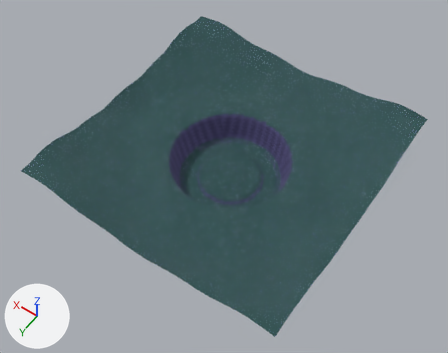
The glTF model public/tracks/arena_stars/visual.glb as it was, and as the next commit left it.
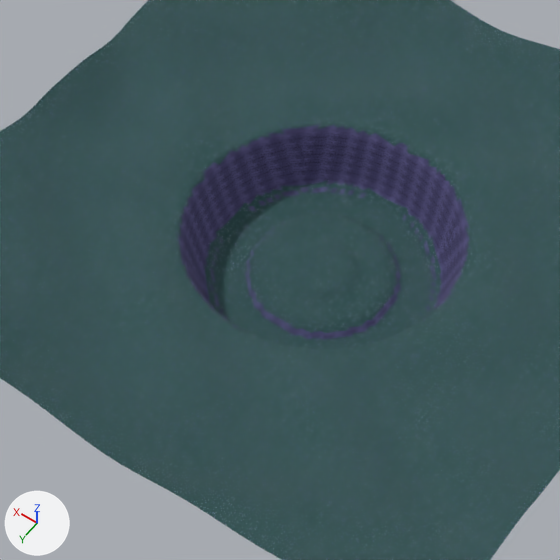
There are two pictures of each version: one whole from a 50 mm lens placed at (-318.0, 461.0, 718.0), pointed at (-3.0, 20.0, 24.0), one close up on the part from 21% to 74% of the width and 17% to 85% of the height. The axes (+X, +Y, +Z) are drawn at lower left. The lights are the same throughout. The older version's two pictures come first. Vertices at exactly the same position are counted once.

The older version as bpy lines, for what is in view:
```python
me_star_fall = bpy.data.meshes.new('Star Fall')
me_star_fall.from_pydata(...)  # 25921 vertices, 51200 faces; spans x -200.0..200.0, y -200.0..200.0, z -2.0..78.0
# faces by material slot: [48698, 2502]
me_star_fall.materials.append(mat_kp_moonlit_grass)
me_star_fall.materials.append(mat_kp_moon_crag)
ob_star_fall = bpy.data.objects.new('Star Fall', me_star_fall)
ob_star_fall.location = (0.0, 0.0, 0.0)
```
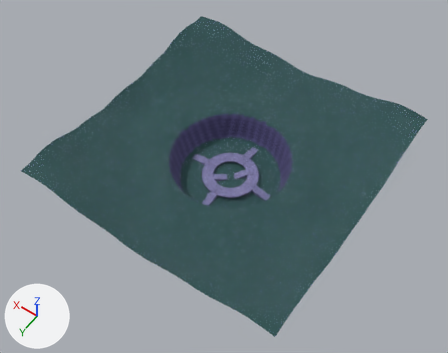
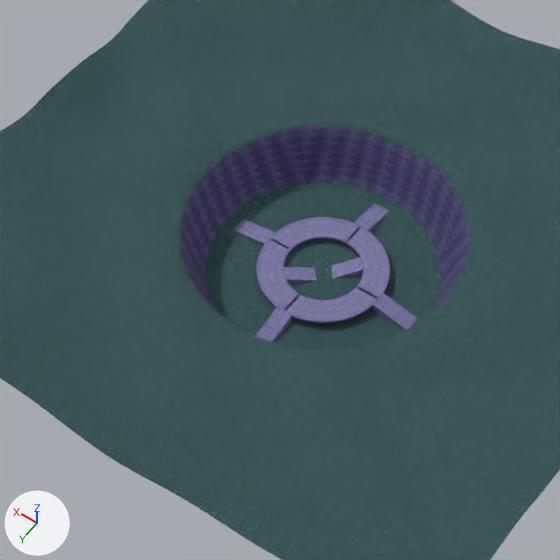
The newer file is also turned or shifted as a whole; pictures and numbers use the older file's frame.

Boxes (x1, y1, x2, y2) around the edits, measured in the close-ups (560 x 560 px; the box of a moved part takes in the faces that stretch with it):
'Road 02 floor', added (blue): after (284, 286, 379, 324)
'Road 01 floor', added (blue): after (256, 238, 301, 312)
'Road 03 floor', added (blue): after (345, 226, 391, 300)
'Road 04 floor', added (blue): after (269, 217, 359, 251)
'Ramp Up 2', added (blue): after (373, 293, 417, 330)
'Ramp Up 1', added (blue): after (256, 307, 291, 342)
'Ramp Up 0', added (blue): after (234, 219, 275, 246)
'Ramp Down 1', added (blue): after (331, 257, 364, 279)
'Ramp Up 3', added (blue): after (354, 204, 389, 232)
'Ramp Down 0', added (blue): after (283, 267, 317, 284)
part 1 of me_star_fall, moved or reshaped: before (205, 181, 442, 349); after (205, 180, 442, 349)
part 2 of me_star_fall, recoloured: before (272, 241, 295, 313)
part 3 of me_star_fall, recoloured: (211, 187, 435, 335) in both

What changed in the scene script:
```text
Add mat_kp_moonstone_paving:
    mat_kp_moonstone_paving = bpy.data.materials.new('KP Moonstone Paving')
    # uses the picture img_moon_paving
Change me_star_fall:
    remove me_star_fall.from_pydata(...)  # 25921 vertices, 51200 faces; spans x -200.0..200.0, y -200.0..200.0, z -2.0..78.0
    add me_star_fall.from_pydata(...)  # 25921 vertices, 51200 faces; spans x -200.0..200.0, y -200.0..200.0, z 0.0..78.0
    me_star_fall part 1: 2833 of 25921 vertices moved; they spanned x -75.0..75.0, y -75.0..75.0, z -2.0..13.0 and now span x -75.0..75.0, y -75.0..75.0, z 0.0..14.0; mean shift (0.0, 0.0, 0.0); largest move (5.0, -15.0, 9.0) -> (5.0, -15.0, 2.0)
    me_star_fall part 2: 12 faces spanning x 0.0..38.0, y 0.0..42.0, z 1.0..7.0 switch from mat_kp_moonlit_grass to mat_kp_moon_crag
    me_star_fall part 3: 170 faces spanning x -70.0..70.0, y -70.0..70.0, z 0.0..5.0 switch from mat_kp_moon_crag to mat_kp_moonlit_grass
Add ob_ramp_down_1:
    ob_ramp_down_1 = bpy.data.objects.new('Ramp Down 1', me_ramp_down_1)  # 8 vertices, 12 faces; spans x -21.1..0.1, y -21.1..0.1, z 1.9..8.0
    ob_ramp_down_1.location = (0.0, 0.0, -1.0)
Add ob_ramp_down_0:
    ob_ramp_down_0 = bpy.data.objects.new('Ramp Down 0', me_ramp_down_0)  # 8 vertices, 12 faces; spans x -0.1..21.1, y -0.1..21.1, z 2.4..8.0
    ob_ramp_down_0.location = (0.0, 0.0, -1.0)
Add ob_ramp_up_3:
    ob_ramp_up_3 = bpy.data.objects.new('Ramp Up 3', me_ramp_up_3)  # 8 vertices, 12 faces; spans x -5.5..5.5, y -67.2..-41.2, z 2.4..8.0
    ob_ramp_up_3.location = (0.0, 0.0, -1.0)
Add ob_ramp_up_2:
    ob_ramp_up_2 = bpy.data.objects.new('Ramp Up 2', me_ramp_up_2)  # 8 vertices, 12 faces; spans x -67.2..-41.2, y -5.5..5.5, z 0.4..8.0
    ob_ramp_up_2.location = (0.0, 0.0, -1.0)
Add ob_ramp_up_1:
    ob_ramp_up_1 = bpy.data.objects.new('Ramp Up 1', me_ramp_up_1)  # 8 vertices, 12 faces; spans x -5.5..5.5, y 41.2..67.2, z 1.5..8.0
    ob_ramp_up_1.location = (0.0, 0.0, -1.0)
Add ob_ramp_up_0:
    ob_ramp_up_0 = bpy.data.objects.new('Ramp Up 0', me_ramp_up_0)  # 8 vertices, 12 faces; spans x 41.2..67.2, y -5.5..5.5, z 3.4..8.0
    ob_ramp_up_0.location = (0.0, 0.0, -1.0)
Add ob_road_04_floor:
    ob_road_04_floor = bpy.data.objects.new('Road 04 floor', me_road_04_floor)  # 594 vertices, 1060 faces; spans x -0.8..41.6, y -41.6..0.8, z 6.4..8.0
    ob_road_04_floor.location = (0.0, 0.0, -1.0)
Add ob_road_03_floor:
    ob_road_03_floor = bpy.data.objects.new('Road 03 floor', me_road_03_floor)  # 594 vertices, 1060 faces; spans x -41.6..0.8, y -41.6..0.8, z 6.4..8.0
    ob_road_03_floor.location = (0.0, 0.0, -1.0)
Add ob_road_02_floor:
    ob_road_02_floor = bpy.data.objects.new('Road 02 floor', me_road_02_floor)  # 594 vertices, 1060 faces; spans x -41.6..0.8, y -0.8..41.6, z 6.4..8.0
    ob_road_02_floor.location = (0.0, 0.0, -1.0)
Add ob_road_01_floor:
    ob_road_01_floor = bpy.data.objects.new('Road 01 floor', me_road_01_floor)  # 594 vertices, 1060 faces; spans x -0.8..41.6, y -0.8..41.6, z 6.4..8.0
    ob_road_01_floor.location = (0.0, 0.0, -1.0)
```
